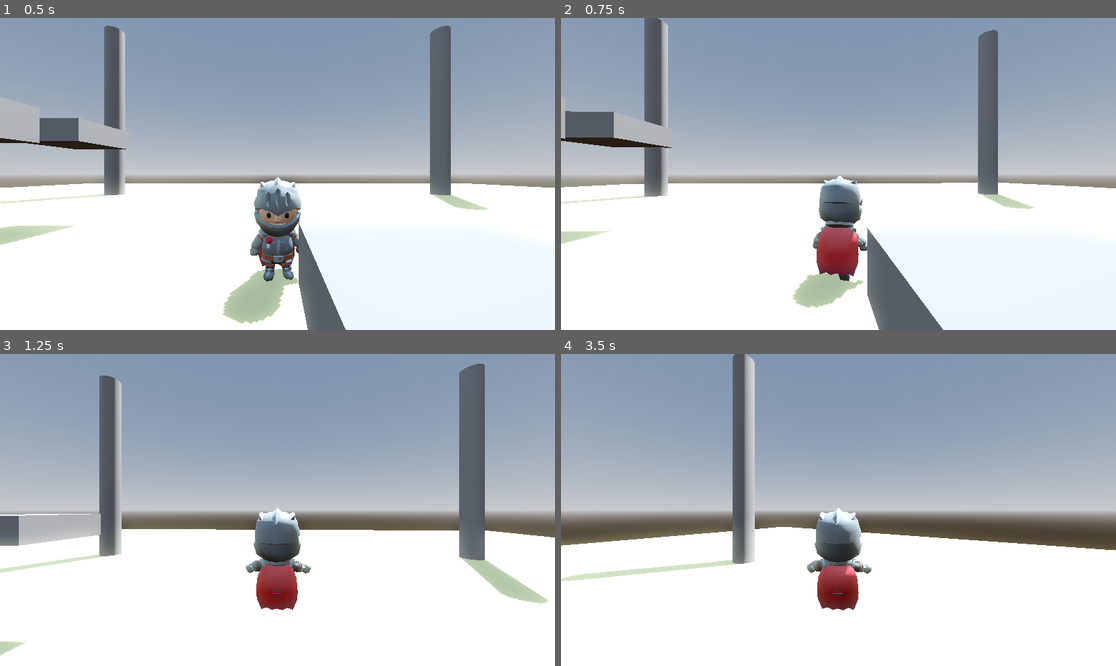
Above: before the commit, frames 1-4 (two rows, left to right).
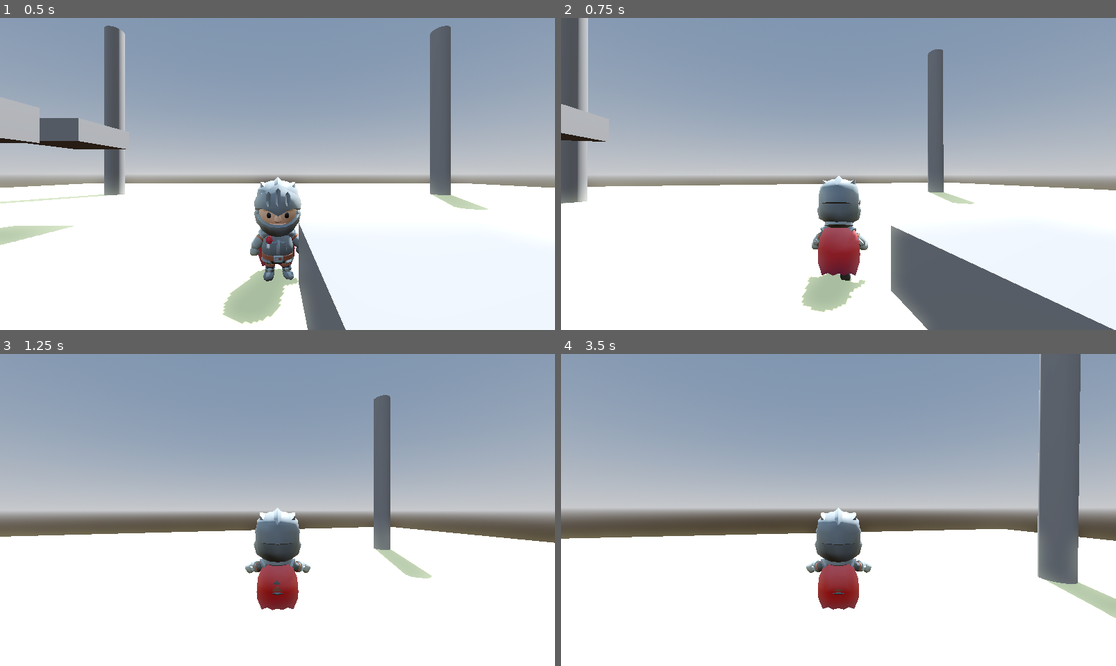
Above: after the commit, the same moments.

Repository: Lukko-Digital/walkington-city
Game: Godot game, scene res://levels/main.tscn
Two runs of this game, one before a commit and one after it. Both use one fixed random seed, a clock stepped at 60 frames per second and the inputs below.
Inputs (mouse positions are in pixels of both pictures, inside the frame that each line leads up to):
- Up to frame 1 (0.5 s): no input
- Up to frame 2 (0.75 s): move the mouse to (866, 174) at 0.52 s; hold W (forward) from 0.53 s (still down); hold Right mouse button (recall) from 0.53 s (still down)
- Up to frame 3 (1.25 s): keep holding W (forward); keep holding Right mouse button (recall); tap Space (jump) at 0.77 s
- Up to frame 4 (3.5 s): keep holding W (forward); move the mouse to (810, 510) at 1.27 s; release Right mouse button (recall) at 1.28 s; click (810, 510) at 1.35 s; tap Space (jump) at 1.52, 3.02 s; move the mouse to (849, 503) at 2.02 s; hold Right mouse button (recall) 2.03-2.78 s; move the mouse to (832, 516) at 2.77 s; click (832, 516) at 2.85 s

Frame 1 is identical in both runs. In frame 2, 17% of the frame differs, in the area x 0-100%, y 0-100%; in frame 3, 9.9%; in frame 4, 13%.

Commit message:
fix camera tracking by switching to lerpangle

Diff:
--- a/knight2.gd
+++ b/knight2.gd
@@ -27,6 +27,7 @@
 	handle_jump()
 	move_and_slide()
 	handle_airborne_animations()
+	#print(camera_arm.rotation.y, " | ", model.rotation.y)
 
 func handle_gravity(delta):
 	velocity.y -= gravity * delta * 2
@@ -57,8 +58,8 @@
 		anim_state.travel("Jump_Idle")
 
 func camera_track(delta):
-	camera_arm.rotation.y = move_toward(camera_arm.rotation.y, model.rotation.y, 0.2 * delta)
-	camera_arm.rotation.x = move_toward(camera_arm.rotation.x, 0, 0.1 * delta)
+	camera_arm.rotation.y = lerp_angle(camera_arm.rotation.y, model.rotation.y, delta)
+	camera_arm.rotation.x = lerp_angle(camera_arm.rotation.x, 0.0, delta)
 
 func _unhandled_input(event):
 	if event is InputEventMouseMotion:
--- a/knight2.tscn
+++ b/knight2.tscn
@@ -57,23 +57,23 @@
 
 [node name="Skeleton3D" parent="Rig" index="0"]
 transform = Transform3D(-1, 0, -8.74228e-08, 0, 1, 0, 8.74228e-08, 0, -1, 0, 0, 0)
-bones/1/position = Vector3(0, 0.384113, 0)
+bones/1/position = Vector3(0, 0.36807, 0)
 bones/1/rotation = Quaternion(-1.11123e-10, 0.0431578, 2.57241e-09, 0.999068)
-bones/4/rotation = Quaternion(-0.557262, -0.0589238, -0.640447, 0.525181)
-bones/5/rotation = Quaternion(1.61396e-09, -5.38959e-08, -0.504885, 0.863187)
-bones/7/rotation = Quaternion(-0.321593, -0.330312, 0.148469, 0.874888)
-bones/8/rotation = Quaternion(0.000260006, 0.000259986, -0.706152, 0.70806)
-bones/14/rotation = Quaternion(-0.61561, 0.0790087, 0.615194, 0.486126)
-bones/15/rotation = Quaternion(3.4686e-08, 5.59231e-08, 0.52773, 0.849413)
-bones/17/rotation = Quaternion(-0.320122, 0.305999, -0.230332, 0.866507)
-bones/18/rotation = Quaternion(0.000853407, 0.00100518, 0.706221, 0.70799)
+bones/4/rotation = Quaternion(-0.550592, -0.0568627, -0.640105, 0.532805)
+bones/5/rotation = Quaternion(4.53958e-08, -3.25822e-08, -0.5126, 0.858628)
+bones/7/rotation = Quaternion(-0.320609, -0.338895, 0.148054, 0.872032)
+bones/8/rotation = Quaternion(0.00120485, 0.00120485, -0.70267, 0.711514)
+bones/14/rotation = Quaternion(-0.609357, 0.0774018, 0.615451, 0.493877)
+bones/15/rotation = Quaternion(5.40645e-08, 5.81337e-08, 0.535092, 0.844793)
+bones/17/rotation = Quaternion(-0.319733, 0.314884, -0.230241, 0.863486)
+bones/18/rotation = Quaternion(0.00372035, 0.00438203, 0.703229, 0.710941)
 bones/21/rotation = Quaternion(-5.80608e-11, -0.0313417, -1.88012e-09, 0.999509)
-bones/24/rotation = Quaternion(0.992652, 0.0831394, 0.075885, 0.0443953)
-bones/25/rotation = Quaternion(0.282759, 6.50779e-08, -1.98275e-07, 0.959191)
-bones/26/rotation = Quaternion(-0.562878, -0.206508, 0.0573038, 0.798273)
-bones/28/rotation = Quaternion(0.995389, -0.0309337, 0.0308393, 0.0853987)
-bones/29/rotation = Quaternion(0.341761, -6.23117e-08, 2.36934e-07, 0.939787)
-bones/30/rotation = Quaternion(-0.595108, 0.113941, -0.0143882, 0.795397)
+bones/24/rotation = Quaternion(0.98935, 0.0838184, 0.0788919, 0.0890948)
+bones/25/rotation = Quaternion(0.400425, 5.71386e-08, -2.7201e-07, 0.91633)
+bones/26/rotation = Quaternion(-0.624352, -0.200486, 0.0777503, 0.750963)
+bones/28/rotation = Quaternion(0.991162, -0.0335157, 0.0297454, 0.124861)
+bones/29/rotation = Quaternion(0.444001, -5.88818e-08, 3.12036e-07, 0.896026)
+bones/30/rotation = Quaternion(-0.650146, 0.112372, -0.0238415, 0.751075)
 bones/31/rotation = Quaternion(3.04791e-08, 0.920355, -0.391084, -6.94849e-08)
 bones/32/rotation = Quaternion(0.707107, -2.29302e-07, -4.60552e-08, 0.707107)
 bones/33/position = Vector3(0.202182, 0.0259903, 0.205181)
@@ -85,44 +85,44 @@
 bones/40/rotation = Quaternion(-0.707107, -7.05285e-08, -7.05285e-08, 0.707107)
 bones/41/rotation = Quaternion(-5.83589e-09, 6.43837e-10, 0.994809, 0.101756)
 bones/42/rotation = Quaternion(-1.04035e-07, 0.391084, 0.920355, -2.95261e-08)
-bones/47/position = Vector3(0.520841, 0.784588, -0.0576374)
+bones/47/position = Vector3(0.520841, 0.771827, -0.0576374)
 bones/47/rotation = Quaternion(0.794627, -1.11759e-07, 0.607098, -5.96046e-08)
-bones/49/position = Vector3(-0.510844, 0.784588, 0.0597369)
+bones/49/position = Vector3(-0.510844, 0.771827, 0.0597369)
 bones/49/rotation = Quaternion(-0.758253, -1.52737e-07, 0.651961, -1.11759e-08)
 
 [node name="1H_Sword_Offhand" parent="Rig/Skeleton3D" index="0"]
-transform = Transform3D(-1.6957e-06, 0.262864, 0.964832, 0.999995, -0.00268897, 0.000734721, 0.00278789, 0.964828, -0.262863, 0.512108, 0.633103, -0.0014863)
+transform = Transform3D(8.7935e-07, 0.262863, 0.964832, 0.999915, -0.0125078, 0.00340719, 0.0129639, 0.964751, -0.262842, 0.511758, 0.620085, -0.00114189)
 visible = false
 
 [node name="Badge_Shield" parent="Rig/Skeleton3D" index="1"]
-transform = Transform3D(-1.67328e-06, 0.262864, 0.964832, 0.999995, -0.0026915, 0.000735387, 0.00279051, 0.964828, -0.262863, 0.662511, 0.633218, -0.0424629)
+transform = Transform3D(9.01766e-07, 0.262863, 0.964832, 0.999915, -0.0125104, 0.00340786, 0.0129665, 0.964751, -0.262841, 0.662161, 0.620616, -0.042115)
 visible = false
 
 [node name="Rectangle_Shield" parent="Rig/Skeleton3D" index="2"]
-transform = Transform3D(-1.67328e-06, 0.262864, 0.964832, 0.999995, -0.0026915, 0.000735387, 0.00279051, 0.964828, -0.262863, 0.662511, 0.633218, -0.0424629)
+transform = Transform3D(9.01766e-07, 0.262863, 0.964832, 0.999915, -0.0125104, 0.00340786, 0.0129665, 0.964751, -0.262841, 0.662161, 0.620616, -0.042115)
 visible = false
 
 [node name="Round_Shield" parent="Rig/Skeleton3D" index="3"]
-transform = Transform3D(-1.67328e-06, 0.262864, 0.964832, 0.999995, -0.0026915, 0.000735387, 0.00279051, 0.964828, -0.262863, 0.662511, 0.633218, -0.0424629)
+transform = Transform3D(9.01766e-07, 0.262863, 0.964832, 0.999915, -0.0125104, 0.00340786, 0.0129665, 0.964751, -0.262841, 0.662161, 0.620616, -0.042115)
 visible = false
 
 [node name="Spike_Shield" parent="Rig/Skeleton3D" index="4"]
-transform = Transform3D(-1.67328e-06, 0.262864, 0.964832, 0.999995, -0.0026915, 0.000735387, 0.00279051, 0.964828, -0.262863, 0.662511, 0.633218, -0.0424629)
+transform = Transform3D(9.01766e-07, 0.262863, 0.964832, 0.999915, -0.0125104, 0.00340786, 0.0129665, 0.964751, -0.262841, 0.662161, 0.620616, -0.042115)
 visible = false
 
 [node name="1H_Sword" parent="Rig/Skeleton3D" index="5"]
-transform = Transform3D(-0.000605601, -0.152453, 0.98831, 0.999996, -0.0024656, 0.000232201, 0.0024017, 0.988307, 0.152454, -0.495855, 0.637518, 0.140151)
+transform = Transform3D(-0.00262138, -0.161199, 0.986918, 0.999939, -0.0109113, 0.000873362, 0.0106281, 0.986861, 0.161218, -0.495719, 0.62445, 0.140445)
 visible = false
 
 [node name="2H_Sword" parent="Rig/Skeleton3D" index="6"]
-transform = Transform3D(-0.000605617, -0.152453, 0.98831, 0.999996, -0.00246561, 0.000232215, 0.00240171, 0.988307, 0.152454, -0.495855, 0.637518, 0.140151)
+transform = Transform3D(-0.0026214, -0.161199, 0.986918, 0.999939, -0.0109113, 0.000873376, 0.0106281, 0.986861, 0.161218, -0.495719, 0.62445, 0.140445)
 visible = false
 
 [node name="Knight_Helmet" parent="Rig/Skeleton3D" index="7"]
-transform = Transform3D(0.99972, -1.40143e-09, 0.0236466, 1.39341e-09, 1, 3.55686e-10, -0.0236466, -3.22637e-10, 0.99972, 4.69869e-07, 1.19434, -1.19779e-07)
+transform = Transform3D(0.99972, -1.40143e-09, 0.0236466, 1.39341e-09, 1, 3.55686e-10, -0.0236466, -3.22637e-10, 0.99972, 4.69869e-07, 1.1783, -1.19779e-07)
 
 [node name="Knight_Cape" parent="Rig/Skeleton3D" index="8"]
-transform = Transform3D(0.996275, -5.14962e-09, 0.0862353, 5.13043e-09, 1, 4.44077e-10, -0.0862353, 1.8939e-15, 0.996275, -1.63023e-08, 1.19434, -1.40136e-07)
+transform = Transform3D(0.996275, -5.14962e-09, 0.0862353, 5.13043e-09, 1, 4.44077e-10, -0.0862353, 1.8939e-15, 0.996275, -1.63023e-08, 1.1783, -1.40136e-07)
 
 [node name="AnimationTree" type="AnimationTree" parent="." index="2"]
 tree_root = SubResource("AnimationNodeStateMachine_03irh")
